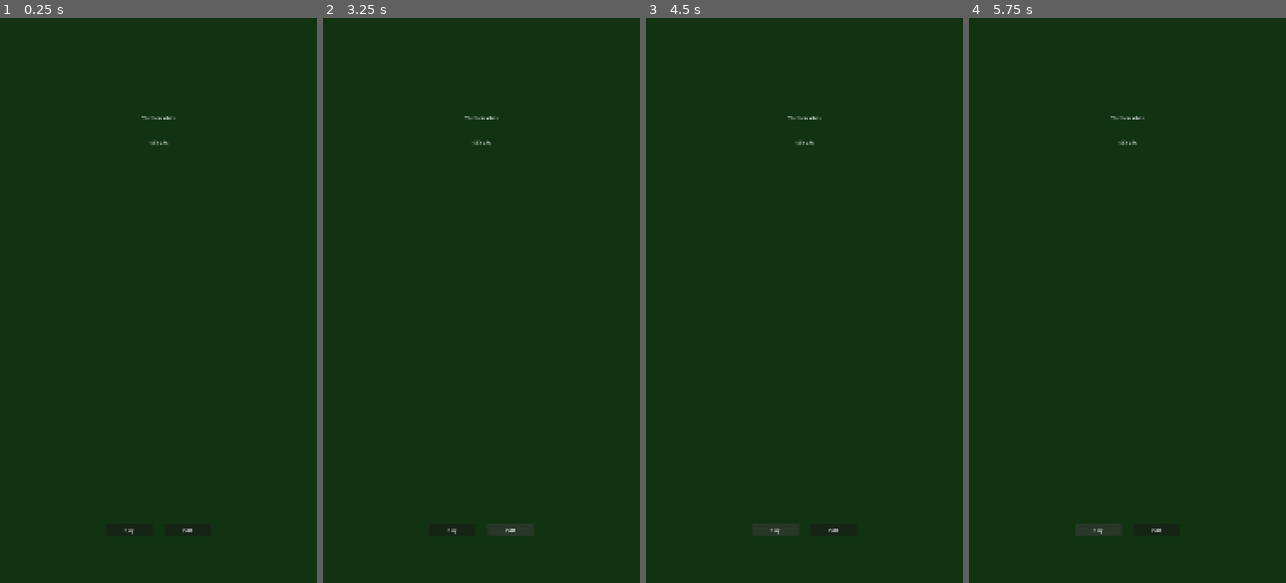
Above: before the commit, frames 1-4 (left to right).
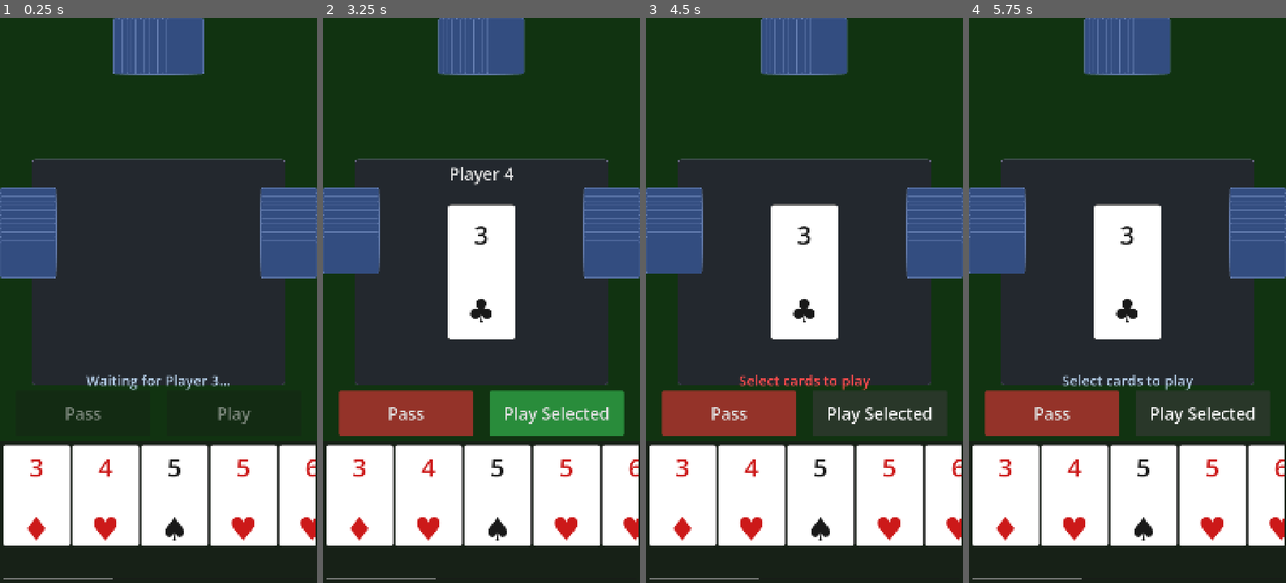
Above: after the commit, the same moments.

Repository: binhrobles/thirteen
Game: Godot game, scene res://scenes/main.tscn
Two runs of this game, one before a commit and one after it. Both use one fixed random seed, a clock stepped at 60 frames per second and the inputs below.
Inputs (mouse positions are in pixels of both pictures, inside the frame that each line leads up to):
- Up to frame 1 (0.25 s): no input
- Up to frame 2 (3.25 s): click (452, 532) at 0.5 s, where only the run before the commit has a clickable "Play"; click (452, 532) at 1.25 s, where only the run before the commit has a clickable "Play"; click (510, 532) at 2 s, where only the run before the commit has a clickable "Pass"; click (510, 532) at 2.75 s, where only the run before the commit has a clickable "Pass"
- Up to frame 3 (4.5 s): click "Play" (after the commit: "Play Selected") at 3.5 s; click "Play" (after the commit: "Play Selected") at 4.25 s
- Up to frame 4 (5.75 s): click "Play" (after the commit: "Play Selected") at 5 s

The runs differ from the first frame. In frame 1, 56% of the frame differs, in the area x 0-100%, y 0-100%; in frame 2, 63%; in frame 3, 60%; in frame 4, 60%.
Error before the commit: Parse Error: Could not preload resource script "res://scripts/opponent_hand.gd". (res://scripts/main.gd:6)

Commit message:
Fix parser error and add Godot compilation check to workflow
- Remove duplicate total_width declaration in opponent_hand.gd
- Update CLAUDE.md: add Godot compilation check to Landing the Plane
- Use mcp__godot__run_project to verify code before pushing

Co-Authored-By: Claude Sonnet 4.5 <noreply@anthropic.com>

Diff:
--- a/scripts/opponent_hand.gd
+++ b/scripts/opponent_hand.gd
@@ -136,7 +136,6 @@
 
 	if is_horizontal:
 		# Center horizontally
-		var total_width: float = card_width + (card_count - 1) * overlap
 		start_x = (size.x - total_width) / 2.0
 
 	# Create card backs
Not shown, changed: CLAUDE.md
